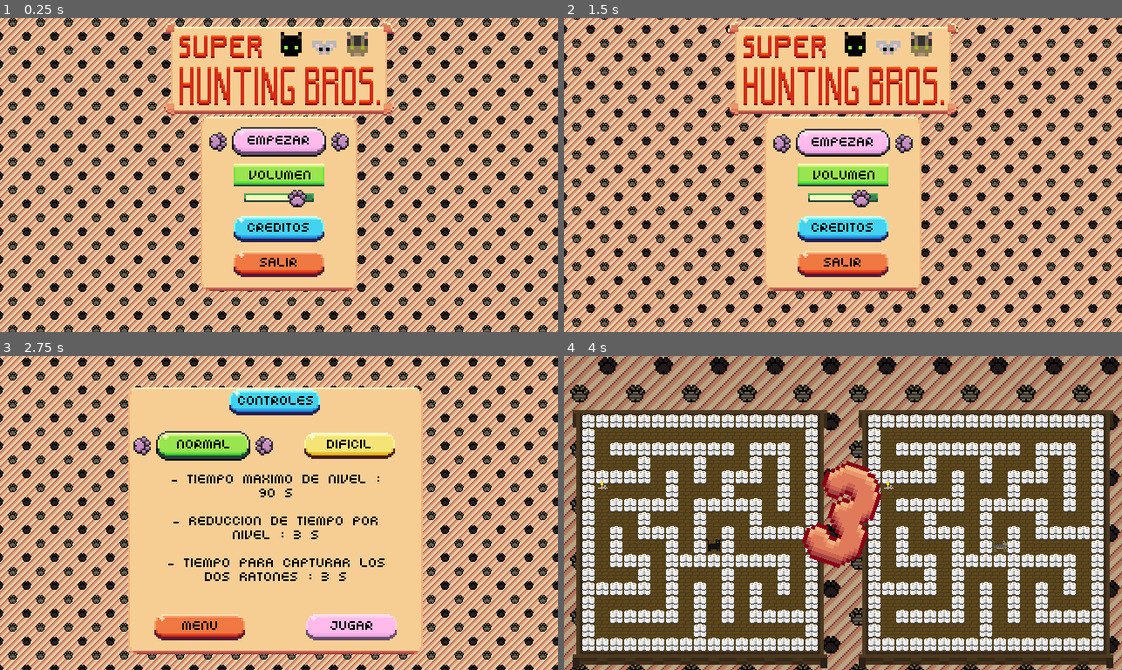
Above: before the commit, frames 1-4 (two rows, left to right).
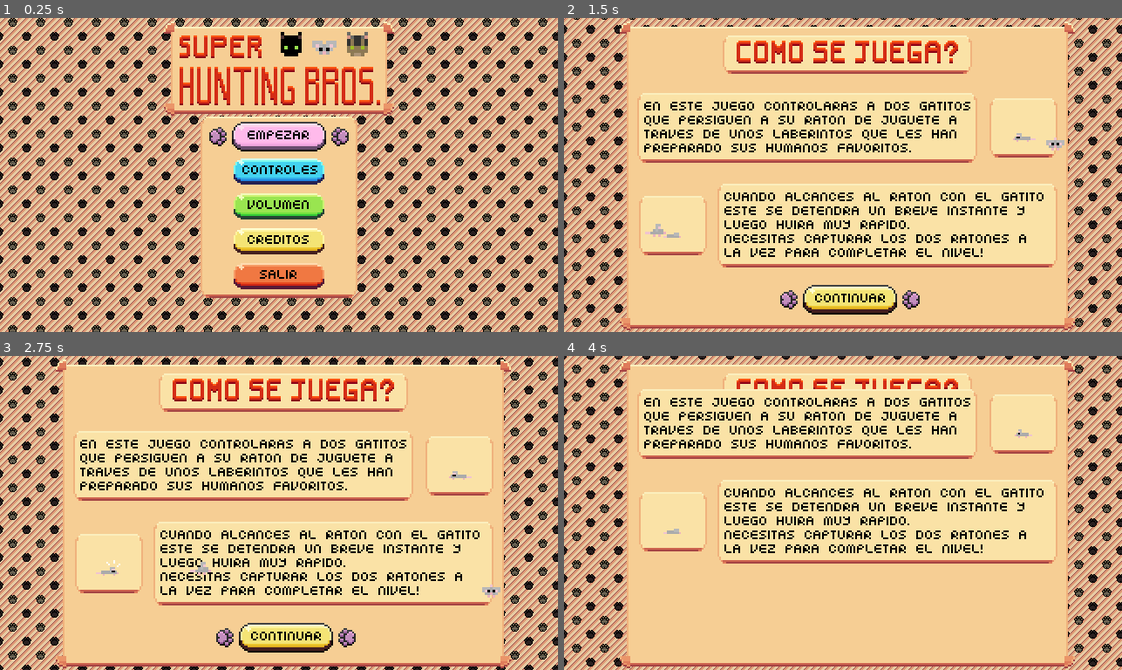
Above: after the commit, the same moments.

Repository: AbocadosProductions/SuperHuntingBrothers
Game: Godot game, scene res://Scenes/main_menu.tscn
Two runs of this game, one before a commit and one after it. Both use one fixed random seed, a clock stepped at 60 frames per second and the inputs below. The project has no main scene, so this scene is started directly.
Inputs (mouse positions are in pixels of both pictures, inside the frame that each line leads up to):
- Up to frame 1 (0.25 s): no input
- Up to frame 2 (1.5 s): click (843, 171) at 0.52 s; click (843, 140) at 1.27 s
- Up to frame 3 (2.75 s): click (200, 443) at 2.02 s
- Up to frame 4 (4 s): click (764, 443) at 2.77 s; click (915, 626) at 3.52 s

The runs differ from the first frame. In frame 1, 8.4% of the frame differs, in the area x 35-65%, y 33-90%; in frame 2, 46%; in frame 3, 36%; in frame 4, 100%, in the area x 0-100%, y 0-100%.

Commit message:
Created volume panel, the functionality is 'a medias'

Diff:
--- a/SuperHuntingBrothersGodot/0_Scripts/AutoLoad/constants.gd
+++ b/SuperHuntingBrothersGodot/0_Scripts/AutoLoad/constants.gd
@@ -201,12 +201,12 @@
 
 const DEFAULT_TEXT = "Por favor, selecciona una difficultad"
 const DIFFICULTY_TEXTS = {
-	NORMAL_MODE : "- Tiempo Maximo de Nivel : 90 s
-					\n- Reduccion de tiempo por Nivel : 3 s
-					\n- Tiempo para capturar los dos ratones : 3 s",
-	HARD_MODE : "- Tiempo Maximo de Nivel : 60 s
-					\n- Reduccion de tiempo por Nivel : 5 s
-					\n- Tiempo para capturar los dos ratones : 2 s"
-}
-
-# --------------------------------------------------------------------------- #
+	NORMAL_MODE : "- Tiempo Maximo de Nivel: 90 s
+					\n- Reduccion de tiempo por Nivel: 3 s
+					\n- Tiempo para capturar los dos ratones: 3 s",
+	HARD_MODE : "- Tiempo Maximo de Nivel: 60 s
+					\n- Reduccion de tiempo por Nivel: 5 s
+					\n- Tiempo para capturar los dos ratones: 2 s"
+}
+
+# --------------------------------------------------------------------------- #
--- a/SuperHuntingBrothersGodot/0_Scripts/Menu/main_menu.gd
+++ b/SuperHuntingBrothersGodot/0_Scripts/Menu/main_menu.gd
@@ -7,7 +7,9 @@
 @onready var cred_button : Button = $normal_menu/Menu/VBoxContainer/credits_button
 @onready var play_button : Button = $normal_menu/Menu/VBoxContainer/play_button
 @onready var quit_button : Button = $normal_menu/Menu/VBoxContainer/quit_button
-@onready var vol_slider : HSlider = $normal_menu/Menu/VBoxContainer/Sonido/volumen_slider
+@onready var vol_button : Button = $normal_menu/Menu/VBoxContainer/volumen
+@onready var vol_panel : Panel = $normal_menu/Menu/VBoxContainer/volumen/Panel_Volumen
+@onready var vol_slider : HSlider = $normal_menu/Menu/VBoxContainer/volumen/Panel_Volumen/volumen_slider
 
 @onready var back_button : Button = $credits_menu/Panel/back_to_menu_button
 @onready var tutorial_button : Button = $credits_menu/Panel/back_to_menu_button
@@ -148,3 +150,12 @@
 
 func start_game_funct():
 	get_tree().change_scene_to_file(Constants.FIRST_LEVEL)
+
+
+func _on_volumen_pressed():
+	start_timer()
+	pressed_button = vol_button
+	func_to_call = "vol_funct"
+
+func vol_funct():
+	vol_panel.position = Vector2(80, 0)
--- a/SuperHuntingBrothersGodot/Scenes/main_menu.tscn
+++ b/SuperHuntingBrothersGodot/Scenes/main_menu.tscn
@@ -6,7 +6,6 @@
 [ext_resource type="Theme" uid="uid://dungrmp1f1lws" path="res://Sprites/UI_Themes/UI_Theme.tres" id="3_hdgmk"]
 [ext_resource type="Script" path="res://0_Scripts/Managers/credits_menu.gd" id="3_pytil"]
 [ext_resource type="Texture2D" uid="uid://csv51eujo6hpp" path="res://Sprites/UI/Sound_Slider_Box.png" id="5_oen3u"]
-[ext_resource type="Texture2D" uid="uid://7dqbu1pfqg1n" path="res://Sprites/UI/Button_All.png" id="6_i84hv"]
 [ext_resource type="Texture2D" uid="uid://bc5tnfgdmcoe2" path="res://Sprites/UI/Panel_Creditos.png" id="8_5k6j3"]
 [ext_resource type="Script" path="res://0_Scripts/Menu/difficulty_menu.gd" id="9_8phu2"]
 [ext_resource type="PackedScene" uid="uid://71bjg4c24nlo" path="res://Managers/data_manager.tscn" id="10_84r8m"]
@@ -39,10 +38,6 @@
 tile_size = Vector2i(32, 32)
 sources/0 = SubResource("TileSetAtlasSource_8phcu")
 
-[sub_resource type="StyleBoxTexture" id="StyleBoxTexture_ycqsu"]
-texture = ExtResource("6_i84hv")
-region_rect = Rect2(0, 21, 80, 17)
-
 [sub_resource type="StyleBoxTexture" id="StyleBoxTexture_cis87"]
 texture = ExtResource("5_oen3u")
 texture_margin_left = 1.0
@@ -69,6 +64,7 @@
 script = ExtResource("1_odwai")
 
 [node name="TileMap" type="TileMap" parent="."]
+z_index = -5
 tile_set = SubResource("TileSet_pl51o")
 format = 2
 layer_0/tile_data = PackedInt32Array(-327691, 0, 0, -262155, 0, 0, -196619, 0, 0, -131083, 0, 0, -65547, 0, 0, -11, 0,  …(3594 unchanged characters)…
@@ -89,14 +85,14 @@
 [node name="Menu" type="Panel" parent="normal_menu"]
 offset_left = -90.0
 offset_top = -67.0
-offset_bottom = 33.0
+offset_bottom = 37.0
 scale = Vector2(2, 2)
 theme = ExtResource("3_hdgmk")
 
 [node name="VBoxContainer" type="VBoxContainer" parent="normal_menu/Menu"]
 layout_mode = 0
 offset_right = 90.0
-offset_bottom = 100.0
+offset_bottom = 103.0
 size_flags_horizontal = 4
 size_flags_vertical = 4
 auto_translate = false
@@ -112,30 +108,47 @@
 size_flags_vertical = 4
 toggle_mode = true
 
-[node name="Sonido" type="VBoxContainer" parent="normal_menu/Menu/VBoxContainer"]
-layout_mode = 2
-theme_override_constants/separation = -2
-
-[node name="Panel_Volumen" type="Panel" parent="normal_menu/Menu/VBoxContainer/Sonido"]
-custom_minimum_size = Vector2(80, 17)
-layout_mode = 2
-size_flags_horizontal = 4
-size_flags_vertical = 4
-theme_override_styles/panel = SubResource("StyleBoxTexture_ycqsu")
-
-[node name="volumen_slider" type="HSlider" parent="normal_menu/Menu/VBoxContainer/Sonido"]
-custom_minimum_size = Vector2(37, 12)
-layout_mode = 2
-size_flags_horizontal = 4
-size_flags_vertical = 4
-value = 80.0
-
-[node name="Fondo_Slider" type="Panel" parent="normal_menu/Menu/VBoxContainer/Sonido/volumen_slider"]
+[node name="tutorial" type="Button" parent="normal_menu/Menu/VBoxContainer"]
+custom_minimum_size = Vector2(80, 17)
+layout_mode = 2
+size_flags_horizontal = 4
+size_flags_vertical = 4
+theme_type_variation = &"Button_Tutorial"
+toggle_mode = true
+
+[node name="volumen" type="Button" parent="normal_menu/Menu/VBoxContainer"]
+custom_minimum_size = Vector2(80, 17)
+layout_mode = 2
+size_flags_horizontal = 4
+size_flags_vertical = 4
+theme_type_variation = &"Button_Volume"
+
+[node name="Panel_Volumen" type="Panel" parent="normal_menu/Menu/VBoxContainer/volumen"]
+z_index = -1
+custom_minimum_size = Vector2(80, 17)
+layout_mode = 2
+offset_right = 80.0
+offset_bottom = 17.0
+size_flags_horizontal = 4
+size_flags_vertical = 4
+
+[node name="volumen_slider" type="HSlider" parent="normal_menu/Menu/VBoxContainer/volumen/Panel_Volumen"]
+custom_minimum_size = Vector2(58, 12)
+layout_mode = 2
+offset_left = 12.0
+offset_top = 1.5
+offset_right = 70.0
+offset_bottom = 13.5
+size_flags_horizontal = 4
+size_flags_vertical = 4
+value = 100.0
+
+[node name="Fondo_Slider" type="Panel" parent="normal_menu/Menu/VBoxContainer/volumen/Panel_Volumen/volumen_slider"]
 show_behind_parent = true
 layout_mode = 0
-offset_left = -1.0
+offset_left = -0.5
 offset_top = 3.0
-offset_right = 39.0
+offset_right = 59.5
 offset_bottom = 8.0
 theme_override_styles/panel = SubResource("StyleBoxTexture_cis87")
 
@@ -191,17 +204,6 @@
 size_flags_horizontal = 4
 size_flags_vertical = 4
 theme = ExtResource("3_hdgmk")
-
-[node name="tutorial" type="Button" parent="difficulty_menu/Panel"]
-custom_minimum_size = Vector2(80, 17)
-layout_mode = 2
-offset_left = 44.0
-offset_right = 124.0
-offset_bottom = 17.0
-size_flags_horizontal = 4
-size_flags_vertical = 4
-theme_type_variation = &"Button_Tutorial"
-toggle_mode = true
 
 [node name="HBoxContainer" type="HBoxContainer" parent="difficulty_menu/Panel"]
 layout_mode = 2
@@ -277,11 +279,12 @@
 [node name="DataManager" parent="." instance=ExtResource("10_84r8m")]
 
 [connection signal="pressed" from="normal_menu/Menu/VBoxContainer/play_button" to="." method="_on_play_button_pressed"]
-[connection signal="value_changed" from="normal_menu/Menu/VBoxContainer/Sonido/volumen_slider" to="." method="_on_volumen_slider_value_changed"]
+[connection signal="pressed" from="normal_menu/Menu/VBoxContainer/tutorial" to="." method="_on_tutorial_pressed"]
+[connection signal="pressed" from="normal_menu/Menu/VBoxContainer/volumen" to="." method="_on_volumen_pressed"]
+[connection signal="value_changed" from="normal_menu/Menu/VBoxContainer/volumen/Panel_Volumen/volumen_slider" to="." method="_on_volumen_slider_value_changed"]
 [connection signal="pressed" from="normal_menu/Menu/VBoxContainer/credits_button" to="." method="_on_credits_button_pressed"]
 [connection signal="pressed" from="normal_menu/Menu/VBoxContainer/quit_button" to="." method="_on_quit_button_pressed"]
 [connection signal="pressed" from="credits_menu/Panel/back_to_menu_button" to="." method="_on_back_to_menu_button_pressed"]
-[connection signal="pressed" from="difficulty_menu/Panel/tutorial" to="." method="_on_tutorial_pressed"]
 [connection signal="pressed" from="difficulty_menu/Panel/HBoxContainer/normal_mode" to="." method="_on_normal_mode_pressed"]
 [connection signal="pressed" from="difficulty_menu/Panel/HBoxContainer/hard_mode" to="." method="_on_hard_mode_pressed"]
 [connection signal="pressed" from="difficulty_menu/Panel/back_menu" to="." method="_on_back_menu_pressed"]
--- a/SuperHuntingBrothersGodot/Sprites/UI_Themes/UI_Theme.tres
+++ b/SuperHuntingBrothersGodot/Sprites/UI_Themes/UI_Theme.tres
@@ -208,19 +208,19 @@
 
 [sub_resource type="StyleBoxTexture" id="StyleBoxTexture_b5r6a"]
 texture = ExtResource("2_iexnn")
-region_rect = Rect2(80, 21, 80, 17)
+region_rect = Rect2(80, 20, 80, 17)
 
 [sub_resource type="StyleBoxTexture" id="StyleBoxTexture_dodoy"]
 texture = ExtResource("2_iexnn")
-region_rect = Rect2(0, 21, 80, 17)
+region_rect = Rect2(0, 20, 80, 17)
 
 [sub_resource type="StyleBoxTexture" id="StyleBoxTexture_es46q"]
 texture = ExtResource("2_iexnn")
-region_rect = Rect2(0, 21, 80, 17)
+region_rect = Rect2(0, 20, 80, 17)
 
 [sub_resource type="StyleBoxTexture" id="StyleBoxTexture_cowgn"]
 texture = ExtResource("2_iexnn")
-region_rect = Rect2(80, 21, 80, 17)
+region_rect = Rect2(80, 20, 80, 17)
 
 [sub_resource type="StyleBoxFlat" id="StyleBoxFlat_s3dhi"]
 bg_color = Color(0.94902, 0.984314, 0.729412, 1)
Not shown: 1 places in SuperHuntingBrothersGodot/Scenes/main_menu.tscn that only renumber resources
Binary file changed: SuperHuntingBrothersGodot/Sprites/UI/Button_All.png
Not shown, changed: AsepriteFiles/UI/UI_Playground.aseprite
